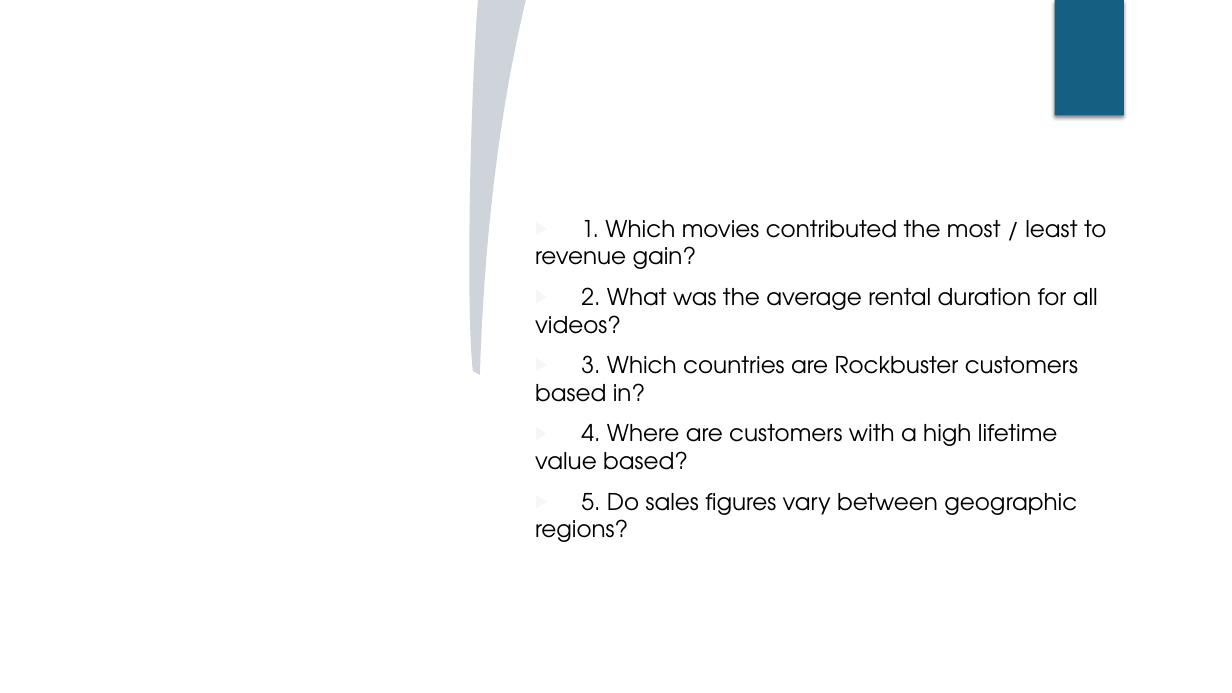
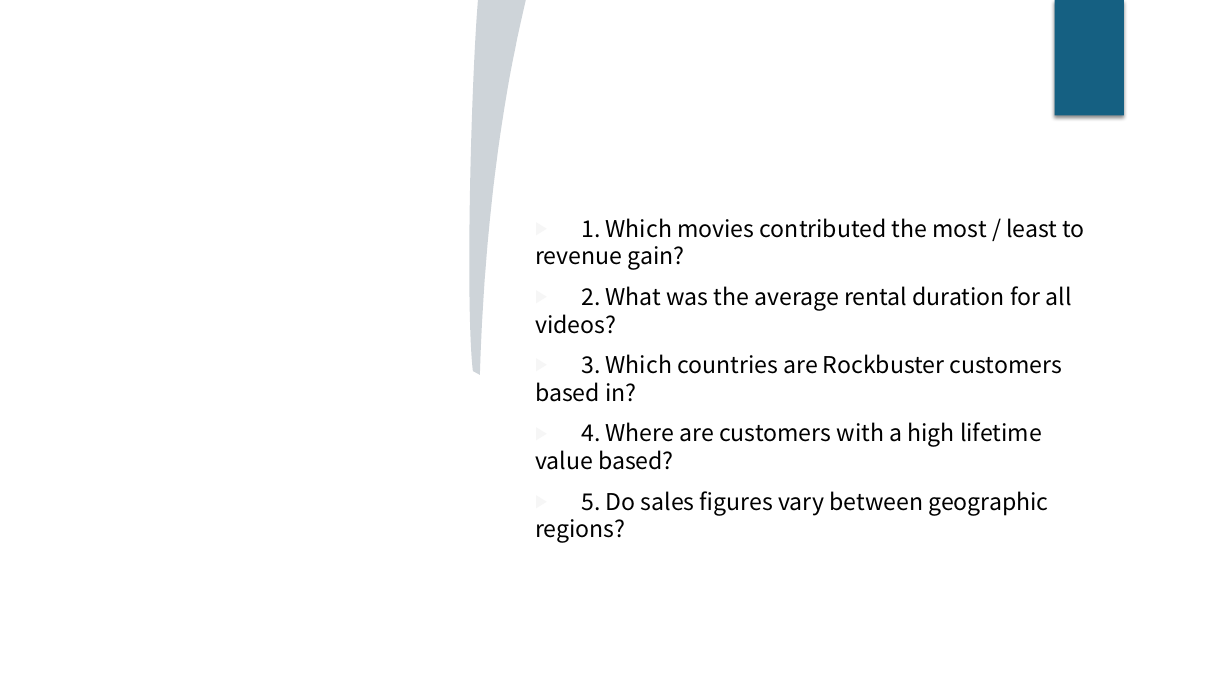
Before and after one commit to davidgriesel/03_streaming_service_database_queries, a slide deck: slide 3 of deliverables/Presentation.pptx. Drawn at 1232x693 pixels with LibreOffice and Linux fonts; fonts in the diff are those of the drawing; grey boxes stand for pictures; background and template pictures are left out. Boxes give left, top, right and bottom in pixels: in the first picture for what was removed or moved away, otherwise in the second. Text is boxed around its words. In the diff, an @@ line names an element or a change of style, - is before the commit and + after.

```diff
--- a/deliverables/Presentation.pptx
+++ b/deliverables/Presentation.pptx
@@ text "1. Which movies contributed the ..." at [535, 218, 1085, 543]: font TeX Gyre Adventor to Noto Sans CJK SC @@
```
Also in this commit, not shown: 9 other slides changed, 9 other files.
